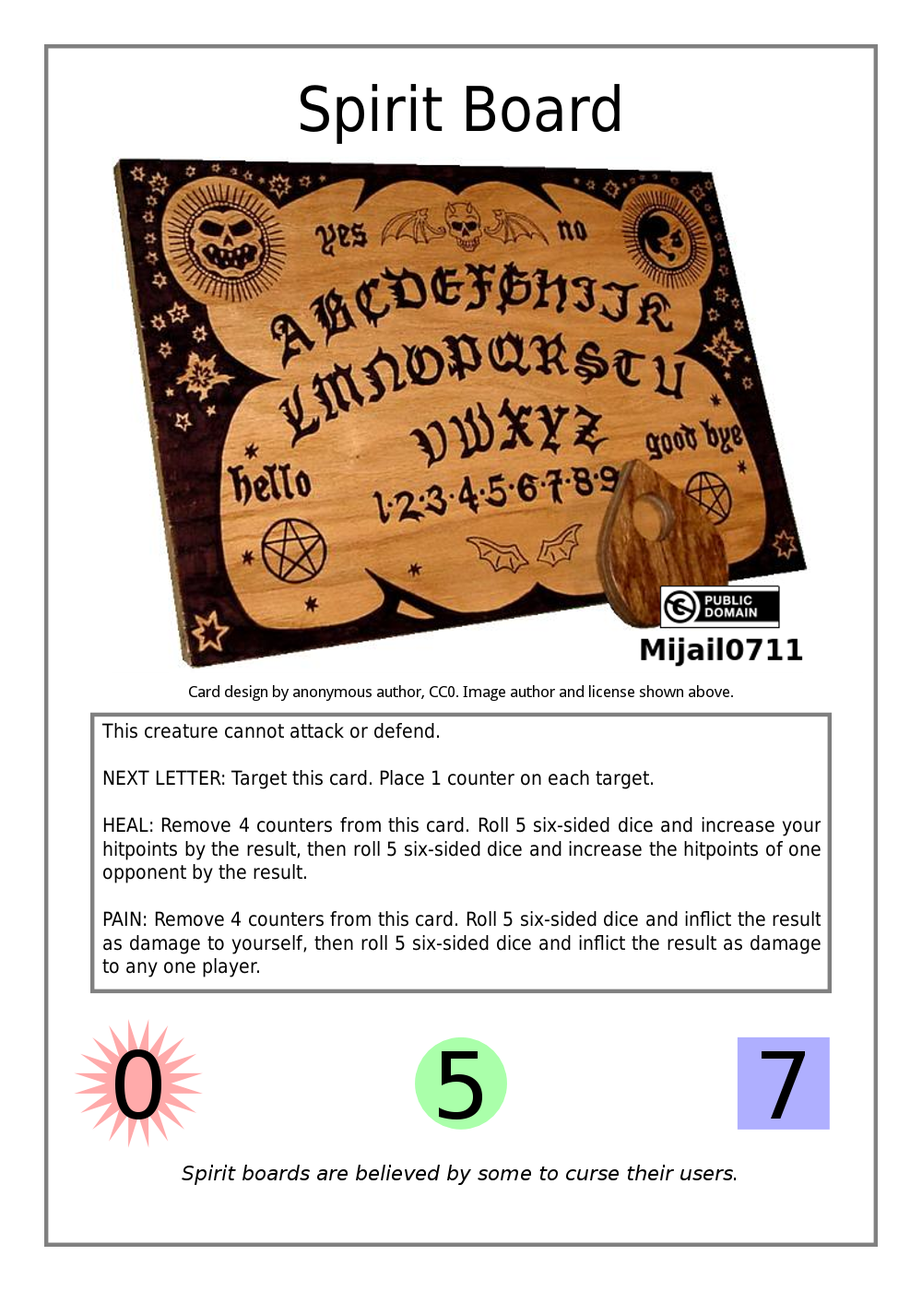
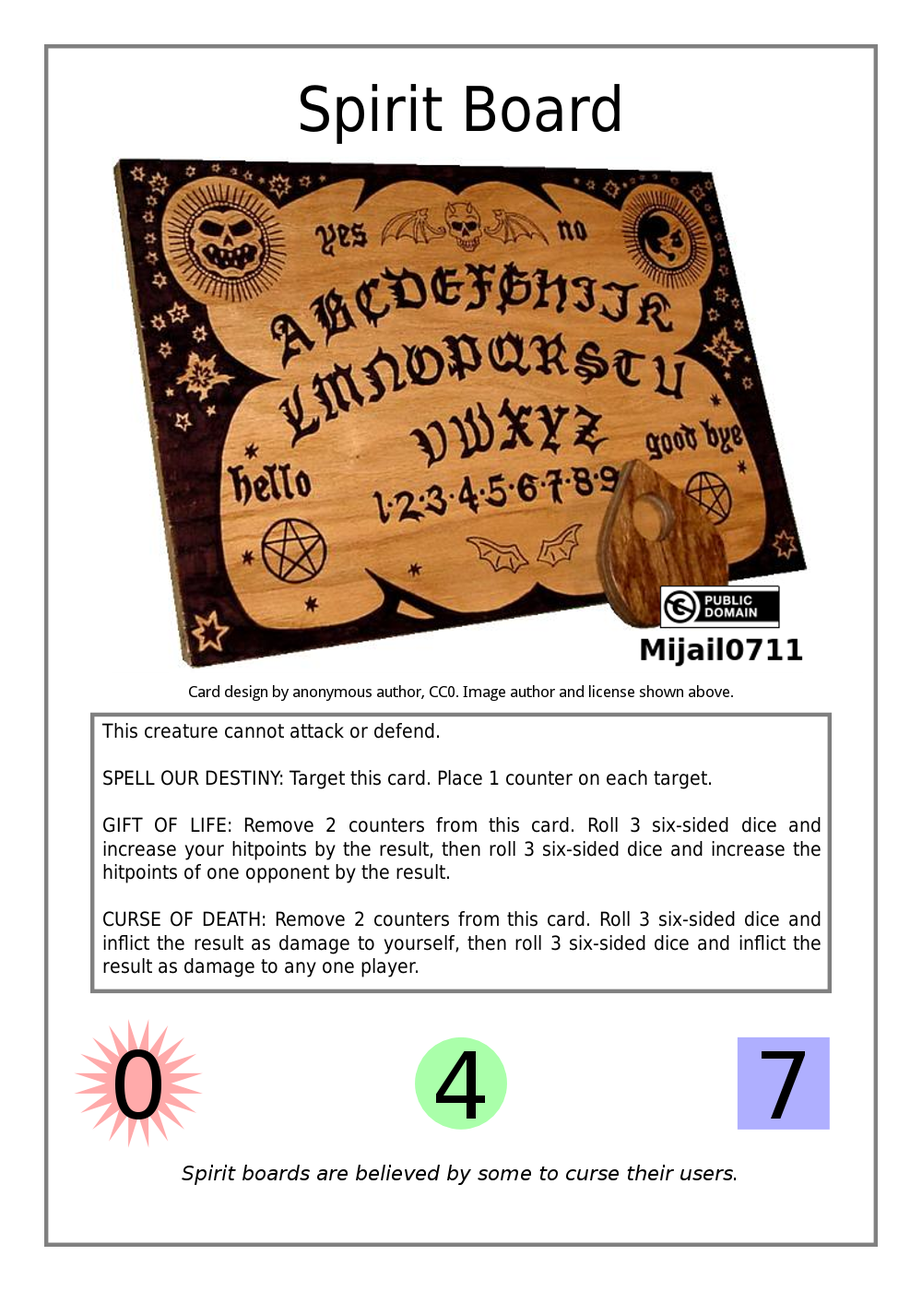
Layered file, before and after one edit (922 × 1291). Changes by layer:
painted on "Cost" over [436, 1051, 486, 1120]
painted on "Effect Text" over [101, 724, 822, 978]
